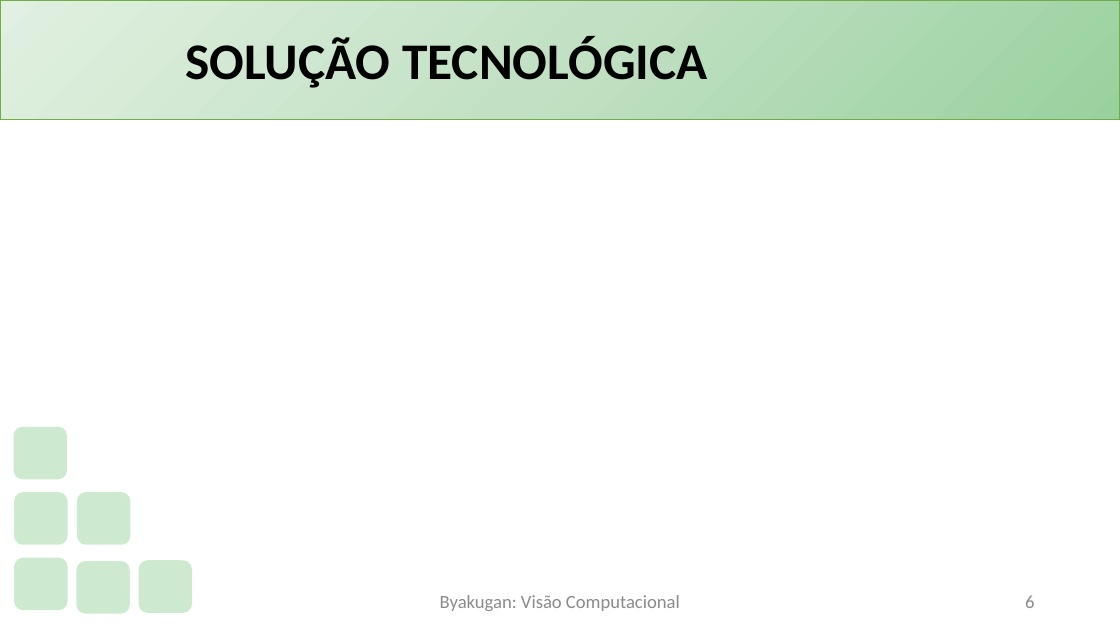
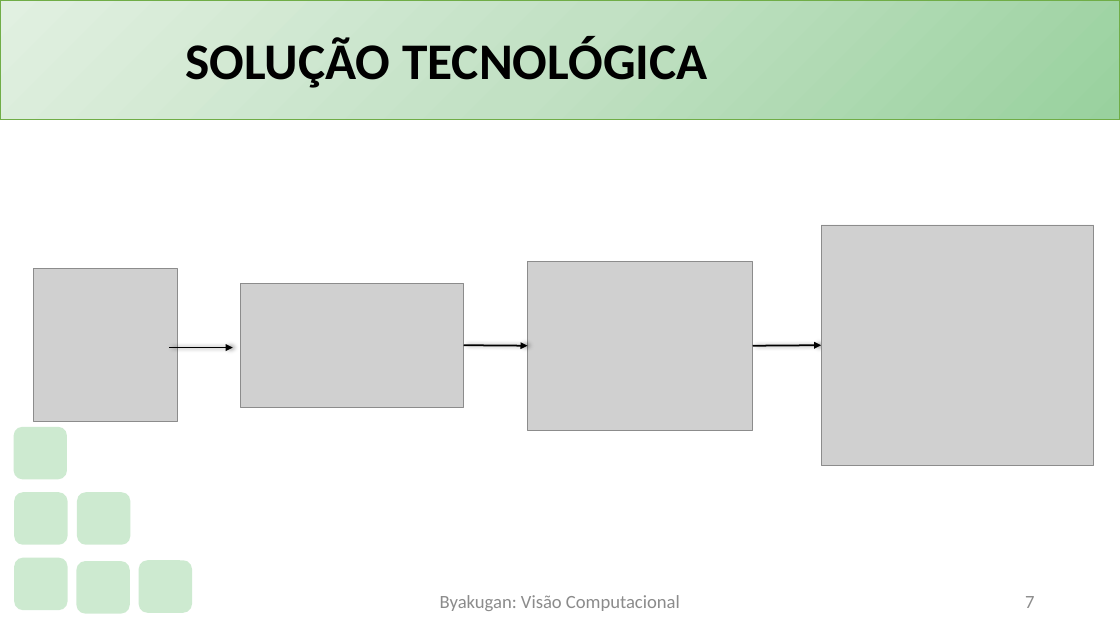
Before and after one commit to PauloVLB/Projeto_Integrador, a slide deck: slide 7 of Slide.pptx (slide 6 before the commit). Drawn at 1120x630 pixels with LibreOffice and Linux fonts; fonts in the diff are those of the drawing; grey boxes stand for pictures; background and template pictures are left out. Boxes give left, top, right and bottom in pixels: in the first picture for what was removed or moved away, otherwise in the second. Text is boxed around its words. In the diff, an @@ line names an element or a change of style, - is before the commit and + after.

```diff
--- a/Slide.pptx
+++ b/Slide.pptx
@@ picture added at (822,225,1095,465) @@
@@ picture added at (34,269,177,422) @@
@@ picture added at (528,261,753,430) @@
@@ picture added at (241,283,464,408) @@
@@ arrow added from (169, 348) to (233, 348), #000000 1.5 pt @@
@@ arrow added from (464, 345) to (528, 346), #000000 1.5 pt @@
@@ arrow added from (753, 346) to (822, 345), #000000 1.5 pt @@
@@ page number at (1025,596,1034,608): text changed @@
-6
+7
```
Also in this commit, not shown: 1 other slide changed, 2 other files.
